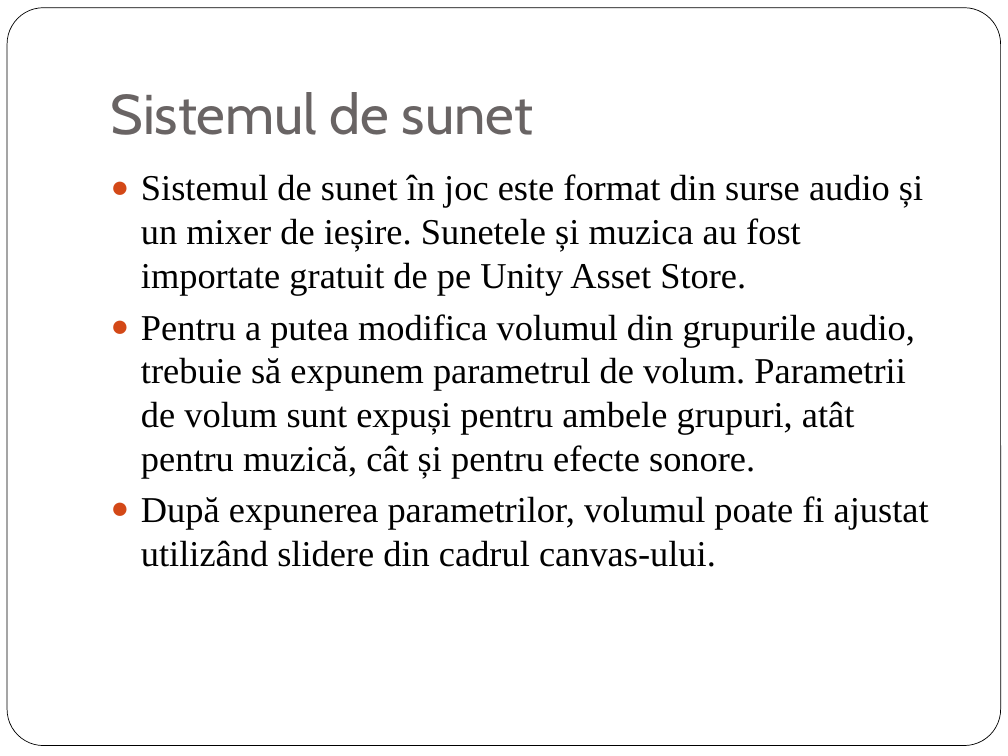
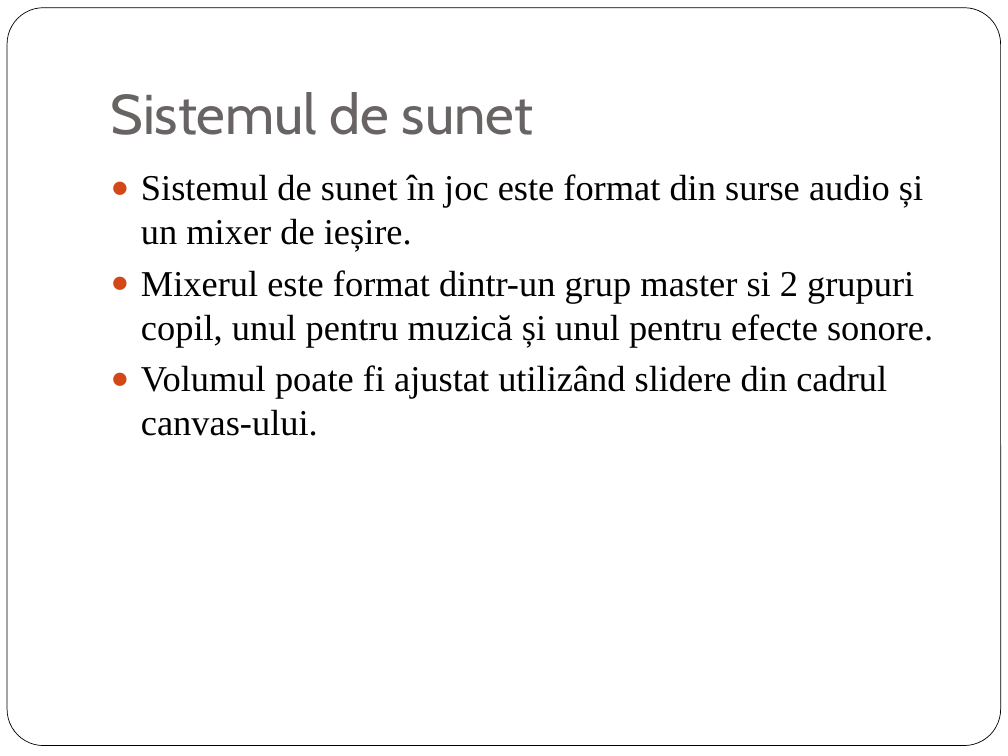
Before and after one commit to Mihai-Lazar26/Licenta, a slide deck: slide 14 of Prezentare Licenta.pptx (slide 21 before the commit). Drawn at 1008x756 pixels with LibreOffice and Linux fonts; fonts in the diff are those of the drawing. Boxes give left, top, right and bottom in pixels: in the first picture for what was removed or moved away, otherwise in the second. Text is boxed around its words. In the diff, an @@ line names an element or a change of style, - is before the commit and + after.

```diff
--- a/Prezentare Licenta.pptx
+++ b/Prezentare Licenta.pptx
@@ text at bbox=[141, 174, 933, 436]: text changed @@
-● Sistemul de sunet în joc este format din surse audio și un mixer de ieșire. Sunetele și muzica au fost importate gratuit de pe Unity Asset Store.
-● Pentru a putea modifica volumul din grupurile audio, trebuie să expunem parametrul de volum. Parametrii de volum sunt expuși pentru ambele grupuri, atât pentru muzică, cât și pentru efecte sonore.
-● După expunerea parametrilor, volumul poate fi ajustat utilizând slidere din cadrul canvas-ului.
+● Sistemul de sunet în joc este format din surse audio și un mixer de ieșire.
+● Mixerul este format dintr-un grup master si 2 grupuri copil, unul pentru muzică și unul pentru efecte sonore.
+● Volumul poate fi ajustat utilizând slidere din cadrul canvas-ului.
```
Also in this commit, not shown: 4 other slides changed, 3 slides added, 13 slides removed, 1 other file.
